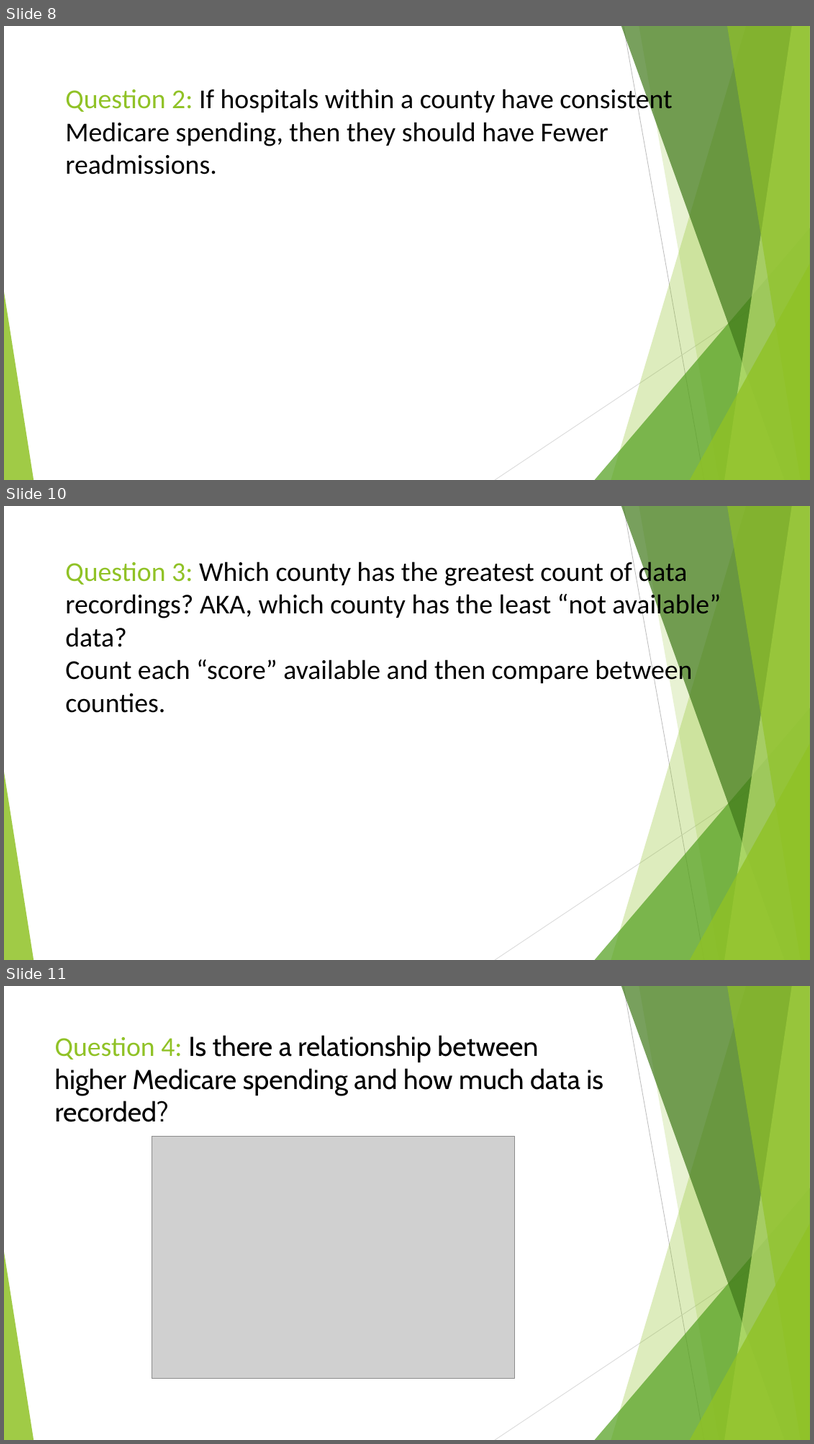
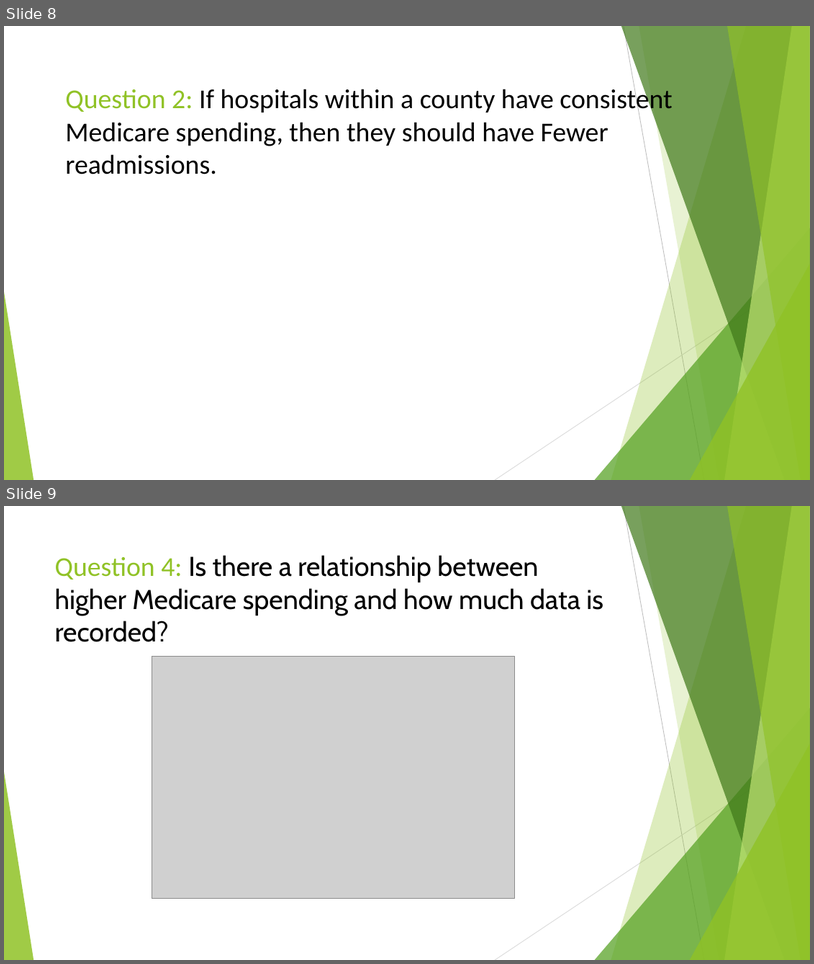
Before and after one commit to TedMur/SnakeBait, a slide deck: SnakeBitePresentation_cfoEdits2.pptx. Shown one above the other, each under a label of ours: slides 8, 10 and 11 before the commit, slides 8 and 9 after it; the slides between them are not shown. The pictures are 814x1444 and 814x964 pixels, drawn with LibreOffice and Linux fonts; fonts in the diff are those of the drawing; grey boxes stand for pictures. Boxes give left, top, right and bottom in pixels: in the first picture for what was removed or moved away, otherwise in the second. Text is boxed around its words. In the diff, an @@ line names an element or a change of style, - is before the commit and + after.

```diff
--- a/SnakeBitePresentation_cfoEdits2.pptx
+++ b/SnakeBitePresentation_cfoEdits2.pptx
@@ slide 10 removed at (4, 506, 810, 960), background #FFFFFF; not listed: 10 template elements that a slide beside it also shows @@
@@ title removed at (65, 559, 721, 713) @@
-Question 3: Which county has the greatest count of data recordings? AKA, which county has the least “not available” data?
-Count each “score” available and then compare between counties.
@@ what was slide 11 is now slide 9 @@
```
Also in this commit, not shown: 6 slides changed, 2 slides added.
